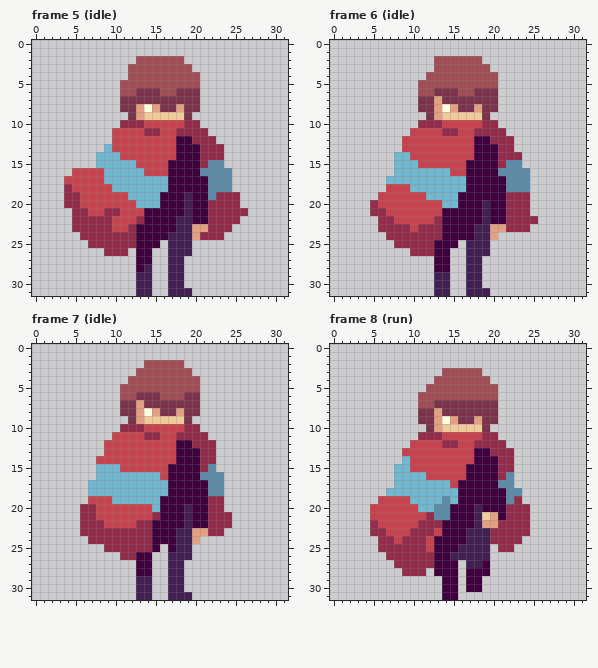
Two states of a pixel-art file, __aseprite__/player.aseprite. The picture above is the old version.
32x32 pixels, 15 frames. Shown: frame 5 (idle), frame 6 (idle), frame 7 (idle), frame 8 (run). The commit also changed other frames, which this record leaves out.
The same view after the edit:
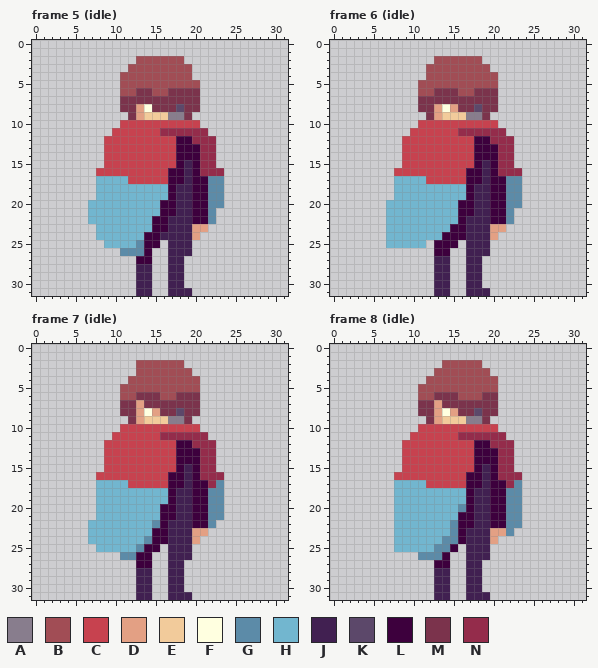
Palette (. is transparent): A #887d8d  B #a14d55  C #c7424f  D #e3a084  E #f2cb9b  F #ffffe0  G #5c8ba8  H #72b6cf  J #412051  K #5c486a  L #3d003d  M #7b334c  N #942c4b
Diff:
Frame 5 (idle), layers "down/cape", "down/character":
y 4: x 11 . -> B; x 20 B -> .
y 6: x 15 M -> B; x 17 B -> M
y 8: x 15 D -> M; x 18 D -> K
y 9: x 17..18 EE -> AA
y 10: x 11..13 NNN -> CCC; x 19..20 NN -> CC
y 11: x 14..17 NNCC -> CCNN
y 12: x 9 . -> C
y 13: x 9 H -> C; x 23 N -> .
y 14: x 8..10 HHH -> .CC; x 23 N -> .
y 15: x 8..12 HHHHH -> .CCCC; x 17 L -> C; x 19 L -> J; x 22..23 GG -> N.
y 16: x 5..7 CCC -> ...; x 9..13 HHHHH -> CCCCC; x 19 L -> J; x 21..24 GGGG -> NNN.
y 17: x 4..8 CCCCC -> ....H; x 12..16 HHHHH -> CCCCC; x 19 L -> J; x 24 G -> .
y 18: x 4..9 NCCCCC -> ....HH; x 18..19 LL -> JJ; x 24 G -> .
y 19: x 4..11 NNCCCCCC -> ....HHHH; x 16 L -> H; x 18 L -> J; x 23..25 NNN -> G..
y 20: x 4..12 NNCCCCCCC -> ...HHHHHH; x 18 L -> J; x 22..25 NNNN -> GG..
y 21: x 5..15 NNCCNNCCCLL -> ..HHHHHHHHH; x 18 L -> J; x 22..26 NNNNN -> G....
y 22: x 5..14 NNNNNCCCNL -> ..HHHHHHHH; x 17 L -> J; x 22..25 NNNN -> G...
y 23: x 5..14 NNNNNCCNLL -> ...HHHHHHH; x 17 L -> J; x 22..24 NNN -> ...
y 24: x 6..13 NNNNNNNL -> ..HHHHHH; x 16 L -> J; x 21..23 NNN -> ...
y 25: x 7..13 NNNNNNL -> ..HHHHG
y 26: x 9..13 NNN.L -> ..GGG
y 28: x 13 L -> J
Frame 6 (idle), layers "down/cape", "down/character":
y 3: x 12 . -> B
y 7: x 13 D -> M
y 8: x 18 D -> K
y 9: x 17..18 EE -> AA
y 10: x 11..13 NNN -> CCC; x 19..20 NN -> CC
y 11: x 14..17 NNCC -> CCNN
y 14: x 8..9 HH -> .C; x 23 N -> .
y 15: x 8..10 HHH -> .CC; x 17 L -> C; x 19 L -> J; x 22..23 GG -> N.
y 16: x 8..14 HHHHHHH -> CCCCCCC; x 19 L -> J; x 21..24 GGGG -> NNN.
y 17: x 7 H -> .; x 12..16 HHHHH -> CCCCC; x 19 L -> J; x 24 G -> .
y 18: x 7..9 CCC -> .HH; x 18..19 LL -> JJ; x 24 G -> .
y 19: x 6..11 CCCCCC -> ..HHHH; x 16 L -> H; x 18..19 LL -> JJ; x 22..24 NNN -> GG.
y 20: x 5..13 NCCCCCCCC -> ..HHHHHHH; x 18 L -> J; x 22..24 NNN -> GG.
y 21: x 5..15 NNCCCCCCCLL -> ..HHHHHHHHH; x 18 L -> J; x 22..24 NNN -> G..
y 22: x 6..15 NNCCCCCNLL -> .HHHHHHHHH; x 17..18 LL -> JJ; x 22..25 NNNN -> G...
y 23: x 6..14 NNNNCNNNL -> .HHHHHHHH; x 17 L -> J; x 22..24 NNN -> ...
y 24: x 7..13 NNNNNNN -> HHHHHHH; x 17 L -> J
y 25: x 7..12 .NNNNN -> HHHHH.
y 26: x 10..12 NNN -> ...
y 27..28: x 13..14 LL -> JJ
Frame 7 (idle), layers "down/cape", "down/character":
y 2: x 13 . -> B
y 6: x 18 B -> M
y 8: x 18 D -> K
y 9: x 17..18 EE -> AA
y 10: x 11..13 NNN -> CCC; x 19..20 NN -> CC
y 11: x 14..17 NNCC -> CCNN
y 14: x 8 C -> .
y 15: x 8..10 HHH -> .CC; x 17 L -> C; x 19 L -> J; x 22 G -> N
y 16: x 8..15 HHHHHHHH -> CCCCCCCC; x 19 L -> J; x 21..23 GGG -> NNN
y 17: x 7 H -> .; x 12..16 HHHHH -> CCCCC; x 19 L -> J; x 22 G -> N
y 18: x 7 H -> .; x 18..19 LL -> JJ
y 19: x 7..9 CCC -> .HH; x 16 L -> H; x 18..19 LL -> JJ; x 22..23 NN -> GG
y 20: x 6..14 NNCCCCCCC -> ..HHHHHHH; x 18 L -> J; x 22..23 NN -> GG
y 21: x 6..15 NNCCCCCCCN -> ..HHHHHHHH; x 18 L -> J; x 22..24 NNN -> GG.
y 22: x 6..15 NNNCCCCNNL -> .HHHHHHHHG; x 17..18 LL -> JJ; x 22..24 NNN -> G..
y 23: x 6..14 NNNNNNNNN -> .HHHHHHHH; x 17 L -> J; x 22..23 NN -> ..
y 24: x 7..14 NNNNNNNN -> HHHHHHHG; x 17 L -> J
y 25: x 8..14 .NNNNNN -> HHHHHGL; x 17 L -> J
y 26: x 11..12 NN -> GG
y 28: x 13..14 LL -> JJ
Frame 8 (idle), layers "down/cape", "down/character":
y 2: x 14..18 ..... -> BBBBB
y 3: x 13 . -> B; x 19 . -> B
y 4: x 12 . -> B; x 20 . -> B
y 5: x 11 . -> B
y 6: x 13..15 BBB -> MMM; x 19..20 BB -> MM
y 7: x 11..13 BBM -> MMD
y 8: x 14..15 MM -> FD; x 18 M -> K
y 9: x 11 M -> .; x 14..18 FDMMD -> EEEAA; x 20 M -> .
y 10: x 11..20 .MDEEEEEM. -> CCCCCCCCCC
y 11: x 10..13 .NNN -> CCCC; x 16..18 CCC -> NNN; x 21 . -> N
y 12: x 9 . -> C; x 14..15 NN -> CC; x 18..19 NN -> LL; x 22 . -> N
y 13: x 20 N -> L
y 14: x 9 H -> C
y 15: x 8..9 HH -> .C; x 17 L -> C; x 19 L -> J
y 16: x 8..11 HHHH -> CCCC; x 19 L -> J; x 22..23 G. -> NN
y 17: x 12..14 HHH -> CCC; x 16 L -> C; x 19 L -> J; x 21..23 GG. -> LNG
y 18: x 7 H -> .; x 16 L -> H; x 18..19 LL -> JJ
y 19: x 6..9 CCCC -> ..HH; x 14 G -> H; x 16 L -> H; x 18..19 LL -> JJ; x 23 N -> G
y 20: x 5..10 CCCCCC -> ...HHH; x 13..16 GGLL -> HHHG; x 19 L -> J; x 22..24 NNN -> GG.
y 21: x 5..15 CCCCCCCNGGL -> ...HHHHHHHH; x 19..20 ED -> JL; x 22..24 NNN -> GG.
y 22: x 5..15 NCCCCCNNNLL -> ...HHHHHHHG; x 19..24 DDNNNN -> JLLGG.
y 23: x 5..15 NNCCCNNNCLL -> ...HHHHHHHG; x 20..24 NNNNN -> DDG..
y 24: x 6..15 NNCNNNCLLL -> ..HHHHHHGG; x 20..23 NNNN -> D...
y 25: x 6..14 NNNNNNCLL -> ..HHHHHGG; x 16 J -> .; x 21..22 NN -> ..
y 26: x 7..13 NNNNNNL -> ....GGG; x 15..16 JJ -> ..
y 27: x 8..12 NNNNN -> .....; x 15 L -> .; x 19 L -> .
y 28: x 9..11 NNN -> ...; x 13..15 LLL -> JJ.; x 17..19 LLL -> JJ.
y 29..30: x 13..15 .LL -> JJ.; x 17..18 LL -> JJ
y 31: x 13..15 .LL -> JJ.; x 17..19 ... -> JJJ
Changed places in both pictures, as pixel boxes (x1, y1, x2, y2):
changed: (64, 72, 248, 272)
changed: (370, 64, 538, 272)
added: (136, 360, 144, 368)
changed: (80, 392, 232, 576)
changed: (370, 360, 530, 600)
